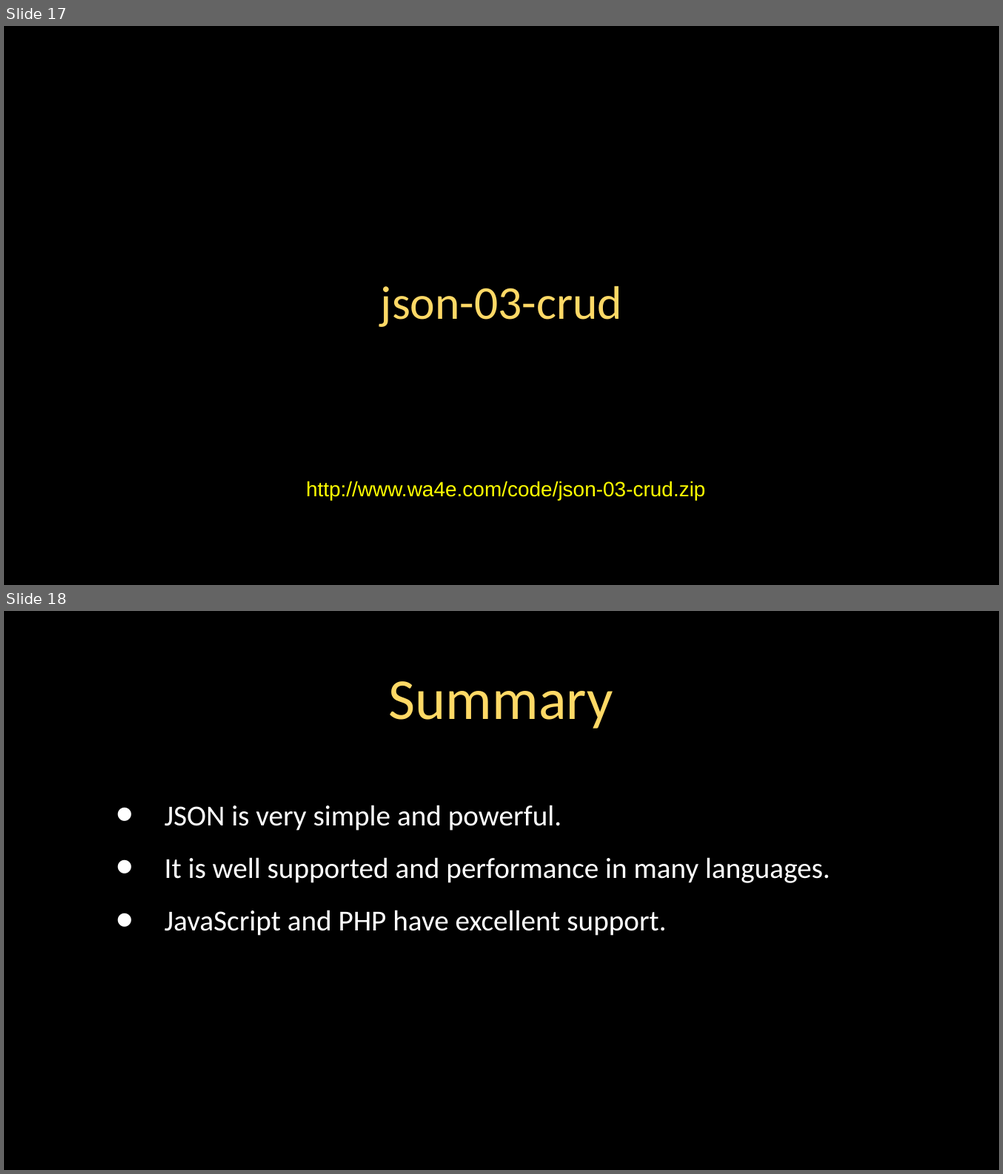
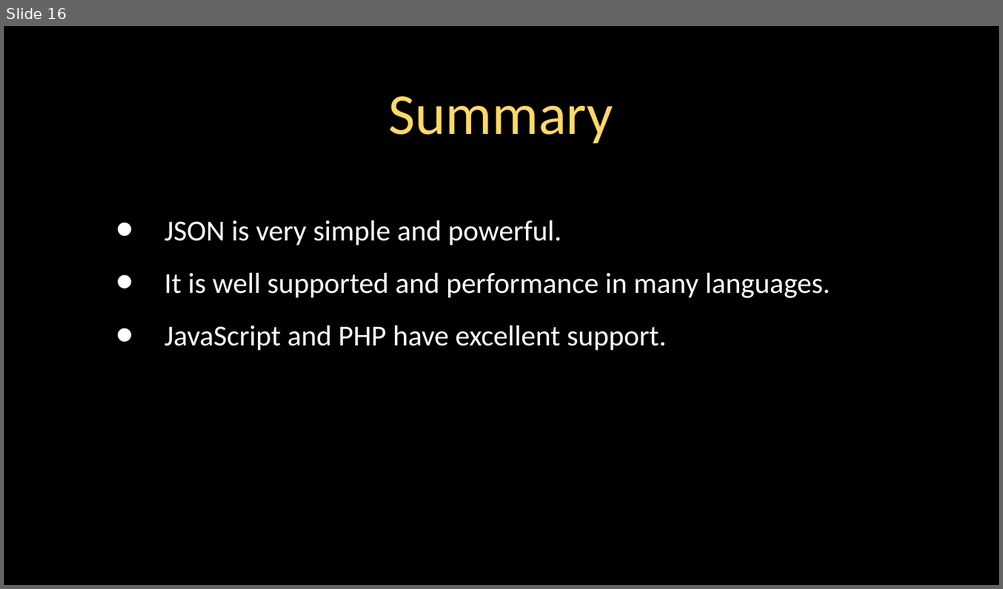
Before and after one commit to csev/dj4e, a slide deck: lectures/JS-04-JSON.ppt. Shown one above the other, each under a label of ours: slides 17 and 18 before the commit, slide 16 after it. The pictures are 1003x1174 and 1003x589 pixels, drawn with LibreOffice and Linux fonts; fonts in the diff are those of the drawing. Boxes give left, top, right and bottom in pixels: in the first picture for what was removed or moved away, otherwise in the second. Text is boxed around its words. In the diff, an @@ line names an element or a change of style, - is before the commit and + after.

Commit message:
json progress

```diff
--- a/lectures/JS-04-JSON.ppt
+++ b/lectures/JS-04-JSON.ppt
@@ slide 17 removed at box(4, 26, 999, 585), background #000000; not listed: 1 template element that a slide beside it also shows @@
@@ free removed at box(241, 272, 762, 338) @@
-json-03-crud
@@ text removed at box(306, 481, 706, 500) @@
-http://www.wa4e.com/code/json-03-crud.zip
@@ what was slide 18 is now slide 16 @@
```
Also in this commit, not shown: 5 slides changed, 1 other slide removed, 18 other files.
